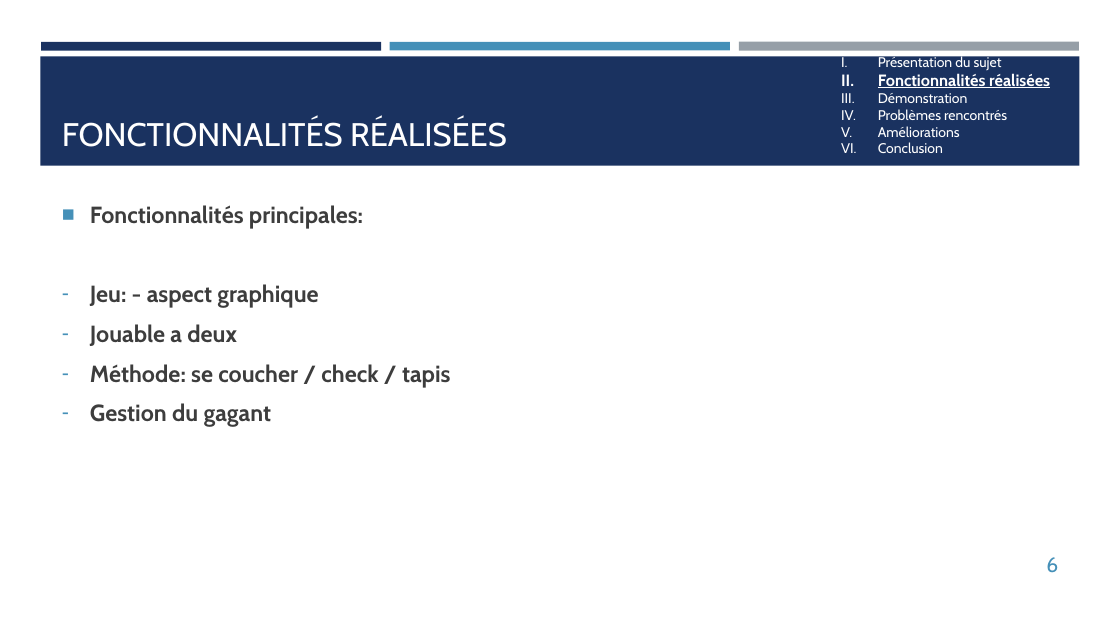
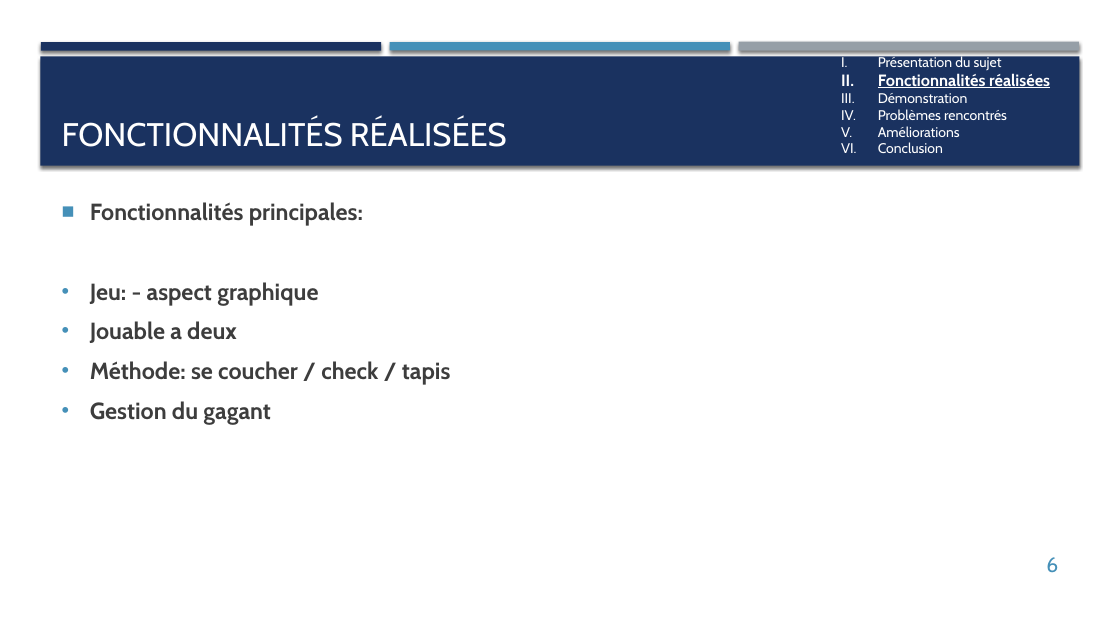
Before and after one commit to jn-robert/PokerProjet, a slide deck: slide 6 of Projet tuteuré.pptx. Drawn at 1120x630 pixels with LibreOffice and Linux fonts; fonts in the diff are those of the drawing. Boxes give left, top, right and bottom in pixels: in the first picture for what was removed or moved away, otherwise in the second. Text is boxed around its words. In the diff, an @@ line names an element or a change of style, - is before the commit and + after.

```diff
--- a/Projet tuteuré.pptx
+++ b/Projet tuteuré.pptx
@@ shadow on in 4 elements at [41,42,381,50], [739,42,1079,51], [390,42,730,50], [40,56,1080,166] @@
@@ text "Fonctionnalités principales:" at [90,202,451,425]: bullet - to • @@
```
Also in this commit, not shown: 10 other slides changed.
